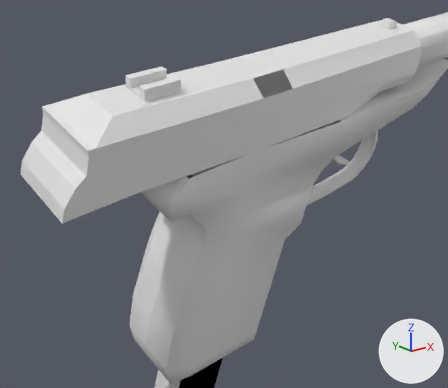
The OBJ model Vertex_Animation_Compiler/Assets/Makarov_Pistol_Reload136.obj, before and after one commit.
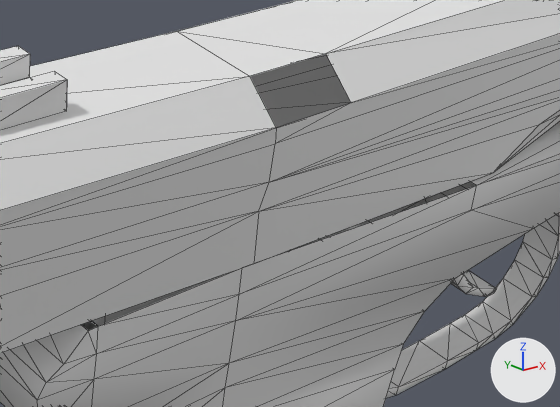
There are two pictures of each version: one from a camera (50 mm lens) standing at (0.221, -0.2727, -0.0237) and looking at (0.3372, -0.1275, -0.0818), one close up on the part from 35% to 84% of the width and 12% to 54% of the height. Arrows for +X, +Y and +Z are at lower right; the lights stay in place. The close-ups show mesh edges as thin lines. Where no turn or scale is listed for an object, it has been applied to the vertices.

In view in the first close-up: 'Rest_of_the_gun_Sphere', 'Top_Slider_Sphere.001'.
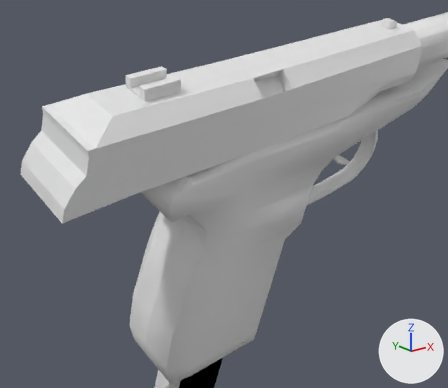
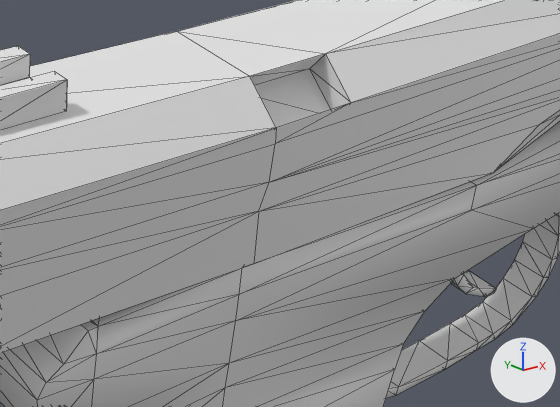
Changed parts and their boxes [x1, y1, x2, y2] in the close-ups (560 x 407 px):
part 1 of me_rest_of_the_gun_sphere, added
    after: [81, 182, 476, 331]
part 2 of me_top_slider_sphere_001, added
    after: [250, 54, 351, 128]

The change, as a list of edits to the scene's bpy script:
```text
Change me_rest_of_the_gun_sphere:
    where me_rest_of_the_gun_sphere.from_pydata(...)  # 272 vertices, 519 faces; spans x 0.3131..0.4585, y -0.1377..-0.0824, z -0.1588..-0.0276
    used by ob_rest_of_the_gun_sphere; location = (0.0, 0.0, 0.0)
    verts and faces of me_rest_of_the_gun_sphere; kept vertices keep their numbers, new ones are numbered from 272
    before: 164 (0.3808, -0.112, -0.055), 166 (0.3191, -0.1345, -0.072) at pixel (88, 330), 175 (0.3205, -0.1346, -0.0716) at pixel (98, 326), 178 (0.3813, -0.1361, -0.0627) at pixel (476, 185), 179 (0.341, -0.1353, -0.0679) at pixel (242, 267)
    before: 180 (0.3199, -0.1105, -0.064), 181 (0.3405, -0.1113, -0.0602), 183 (0.3186, -0.1105, -0.0643)
    me_rest_of_the_gun_sphere part 1
    add faces += [(164, 181, 179), (175, 179, 181), (166, 175, 183), (164, 179, 178), (175, 181, 180), (175, 180, 183)]
Change me_top_slider_sphere_001:
    used by ob_top_slider_sphere_001; location = (0.0, 0.0, 0.0)
    remove me_top_slider_sphere_001.from_pydata(...)  # 127 vertices, 227 faces; spans x 0.2801..0.4179, y -0.1414..-0.1097, z -0.077..-0.0298
    add me_top_slider_sphere_001.from_pydata(...)  # 131 vertices, 237 faces; spans x 0.2801..0.4179, y -0.1414..-0.1097, z -0.077..-0.0298
    me_top_slider_sphere_001 part 2
    4 vertices are added at (0.3531, -0.1379, -0.0509), (0.3415, -0.1378, -0.0527), (0.3524, -0.1341, -0.0455), (0.3408, -0.1339, -0.0473)
    10 new faces join them
```
